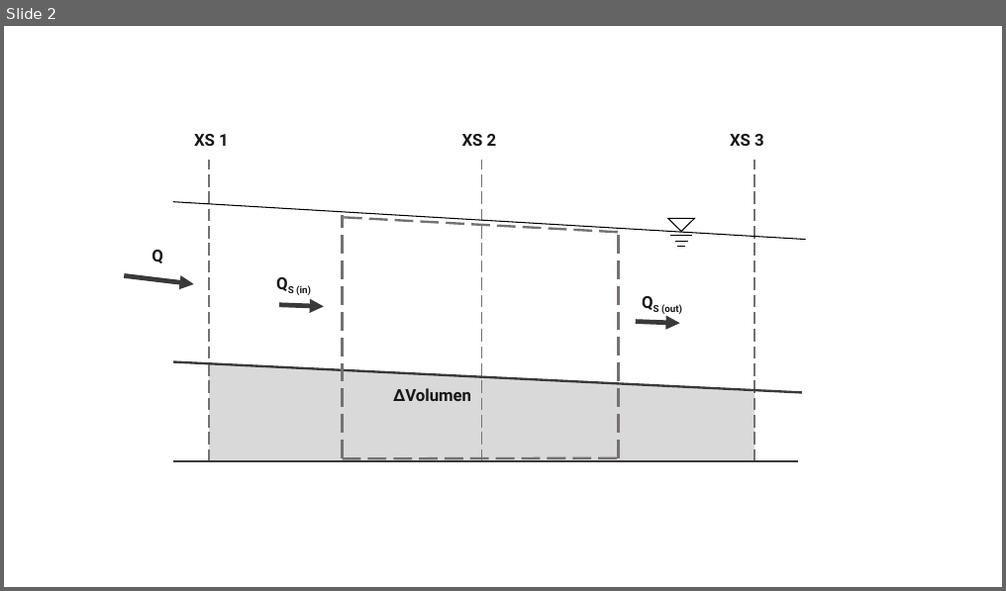
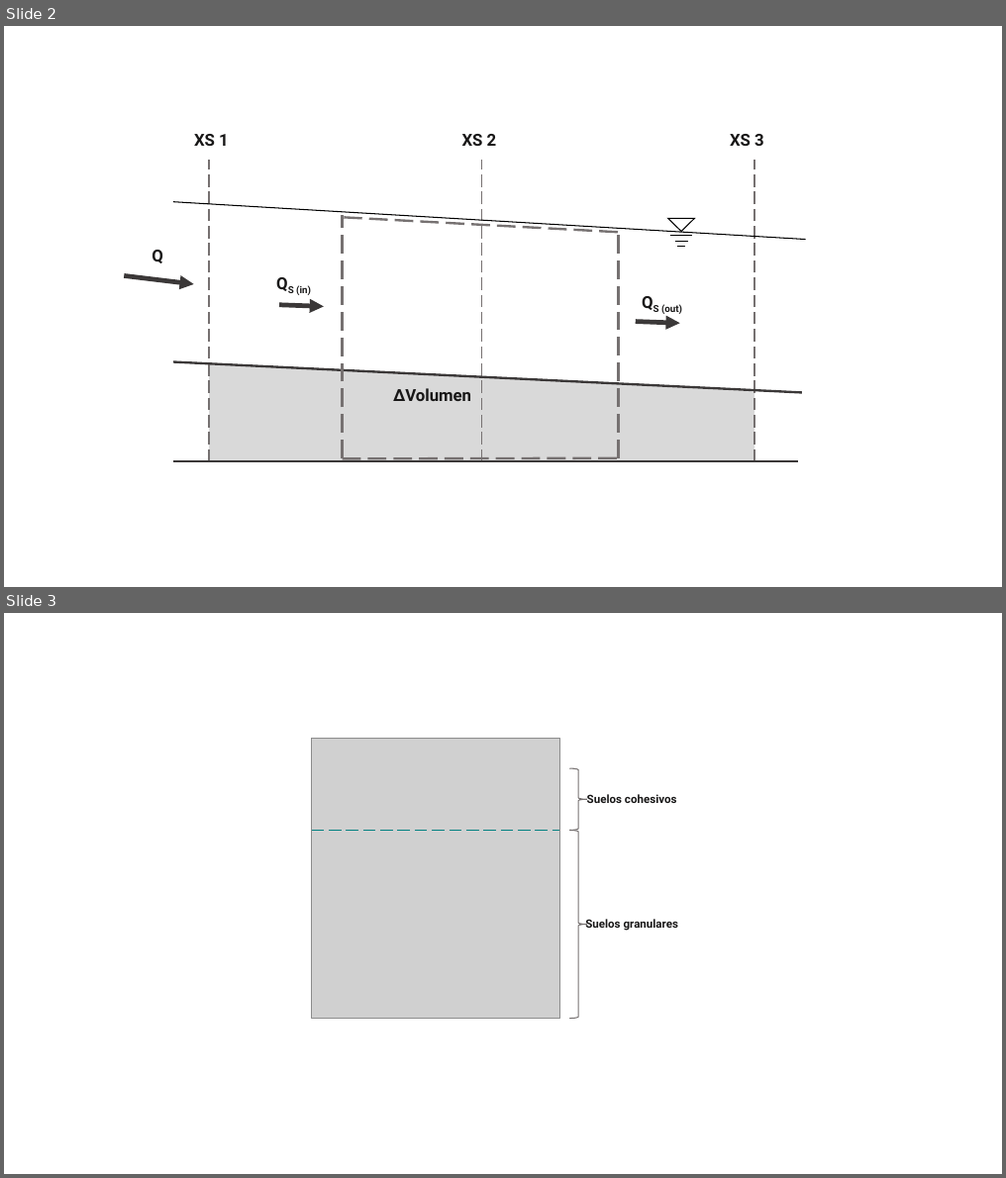
Before and after one commit to mflatouche/M.TSED, a slide deck: Section02/Section02.pptx. Shown one above the other, each under a label of ours: slide 2 before the commit, slides 2 and 3 after it. The pictures are 1006x591 and 1006x1178 pixels, drawn with LibreOffice and Linux fonts; fonts in the diff are those of the drawing; grey boxes stand for pictures. Boxes give left, top, right and bottom in pixels: in the first picture for what was removed or moved away, otherwise in the second. Text is boxed around its words. In the diff, an @@ line names an element or a change of style, - is before the commit and + after.

Commit message:
Update

```diff
--- a/Section02/Section02.pptx
+++ b/Section02/Section02.pptx
@@ slide 3 added at (4,613,1002,1174), background #FFFFFF @@
@@ group added at (312,738,678,1019): 2 right braces, 2 texts, 1 picture, 1 line @@
+Suelos cohesivos
+Suelos granulares
```
